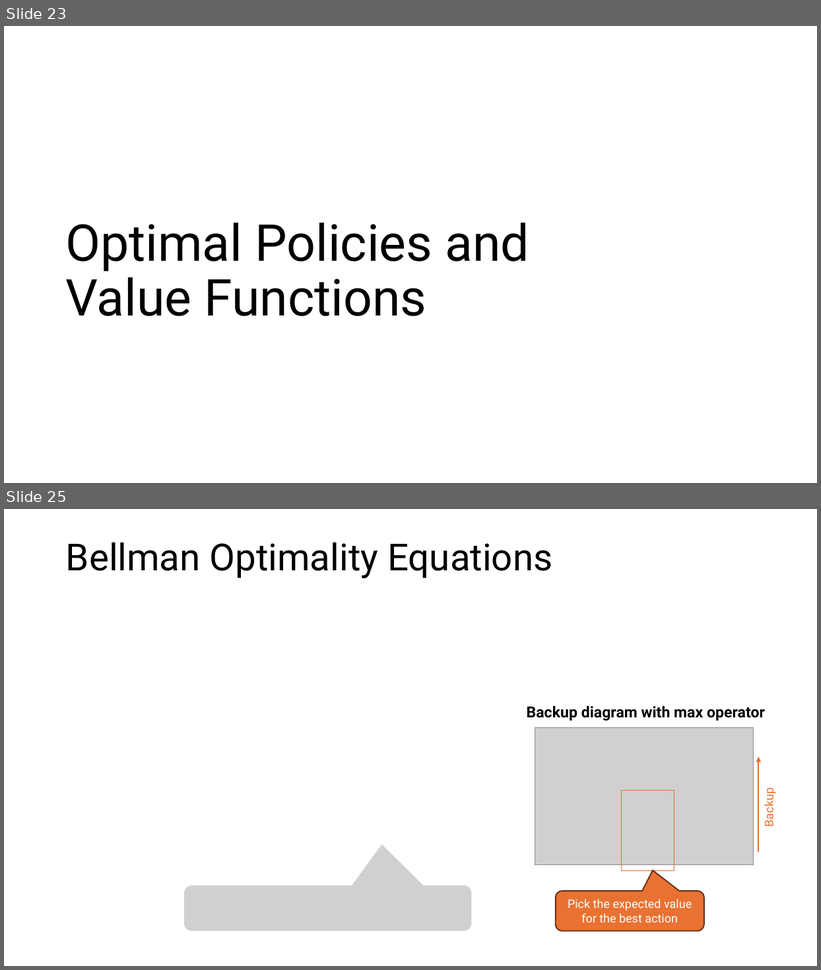
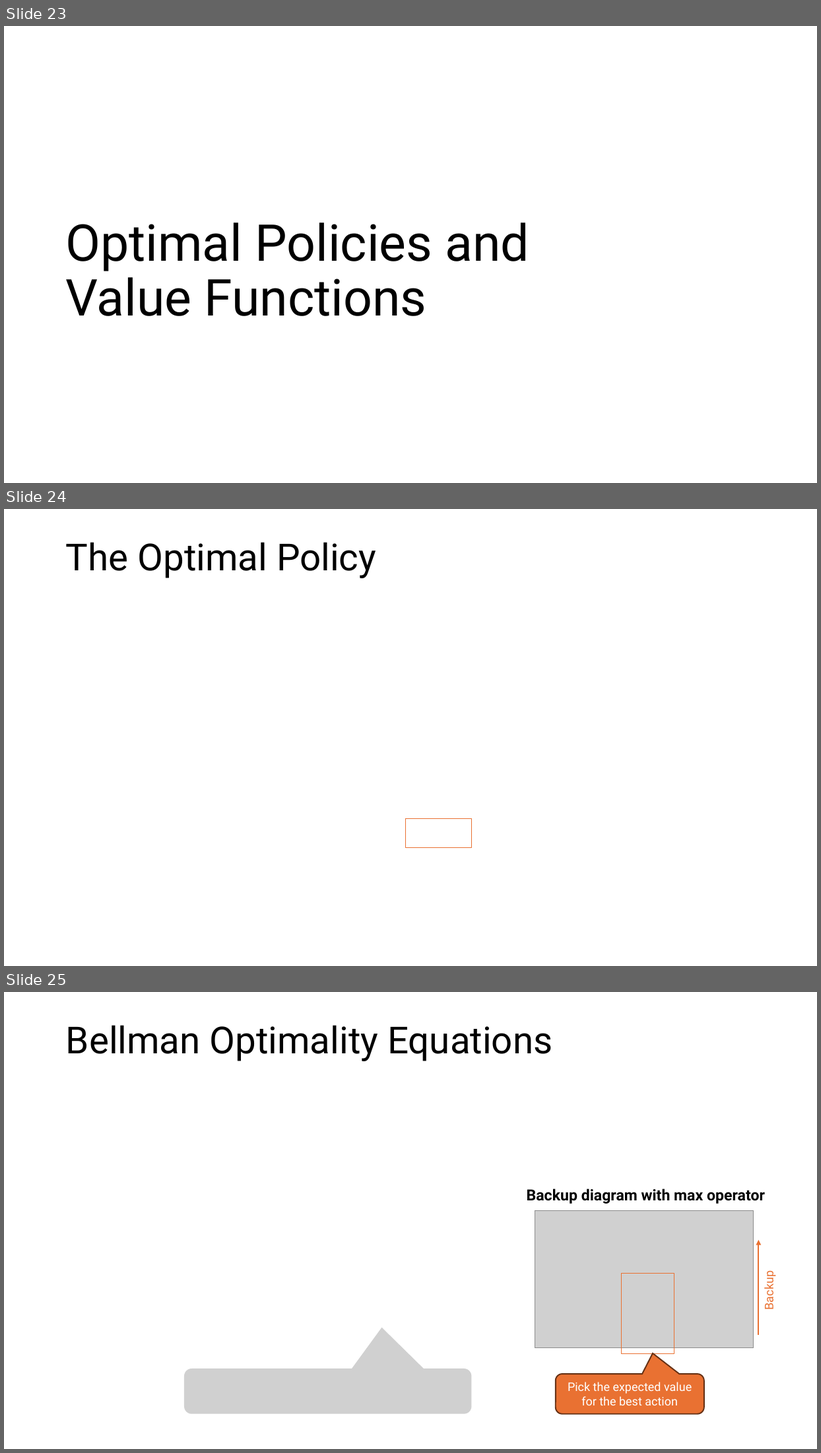
Before and after one commit to mhahsler/Introduction_to_Reinforcement_Learning, a slide deck: slides/Lecture_Chapter03.pptx. Shown one above the other, each under a label of ours: slides 23 and 25 before the commit, slides 23, 24 and 25 after it; the slides between them are not shown. The pictures are 821x970 and 821x1453 pixels, drawn with LibreOffice and Linux fonts; fonts in the diff are those of the drawing; grey boxes stand for pictures. Boxes give left, top, right and bottom in pixels: in the first picture for what was removed or moved away, otherwise in the second. Text is boxed around its words. In the diff, an @@ line names an element or a change of style, - is before the commit and + after.

```diff
--- a/slides/Lecture_Chapter03.pptx
+++ b/slides/Lecture_Chapter03.pptx
@@ slide 24 added at box(4, 509, 817, 966), background #FFFFFF @@
@@ title added at box(66, 542, 376, 578), 44 pt, text #000000 @@
+The Optimal Policy
@@ rectangle added at box(405, 819, 472, 848), outline #E97132 0.75 pt @@
```
Also in this commit, not shown: 3 slides changed, 4 other files.
